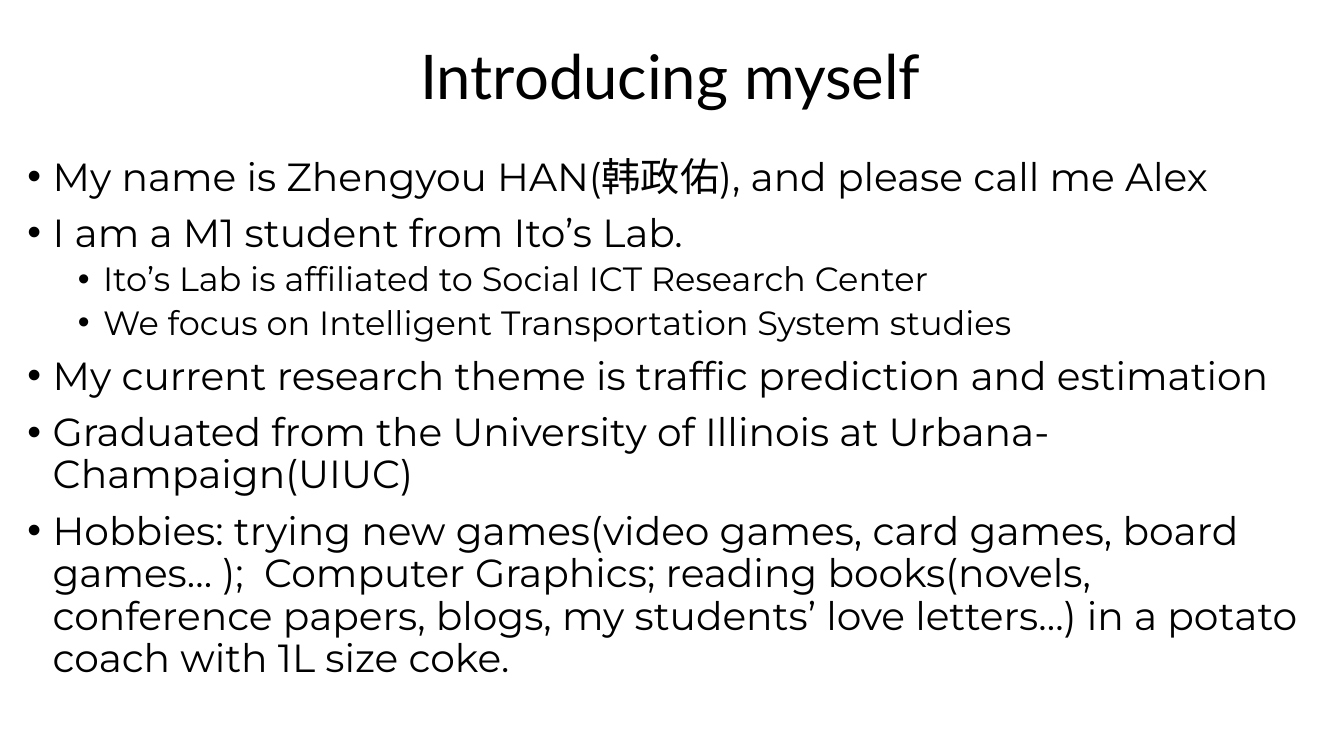
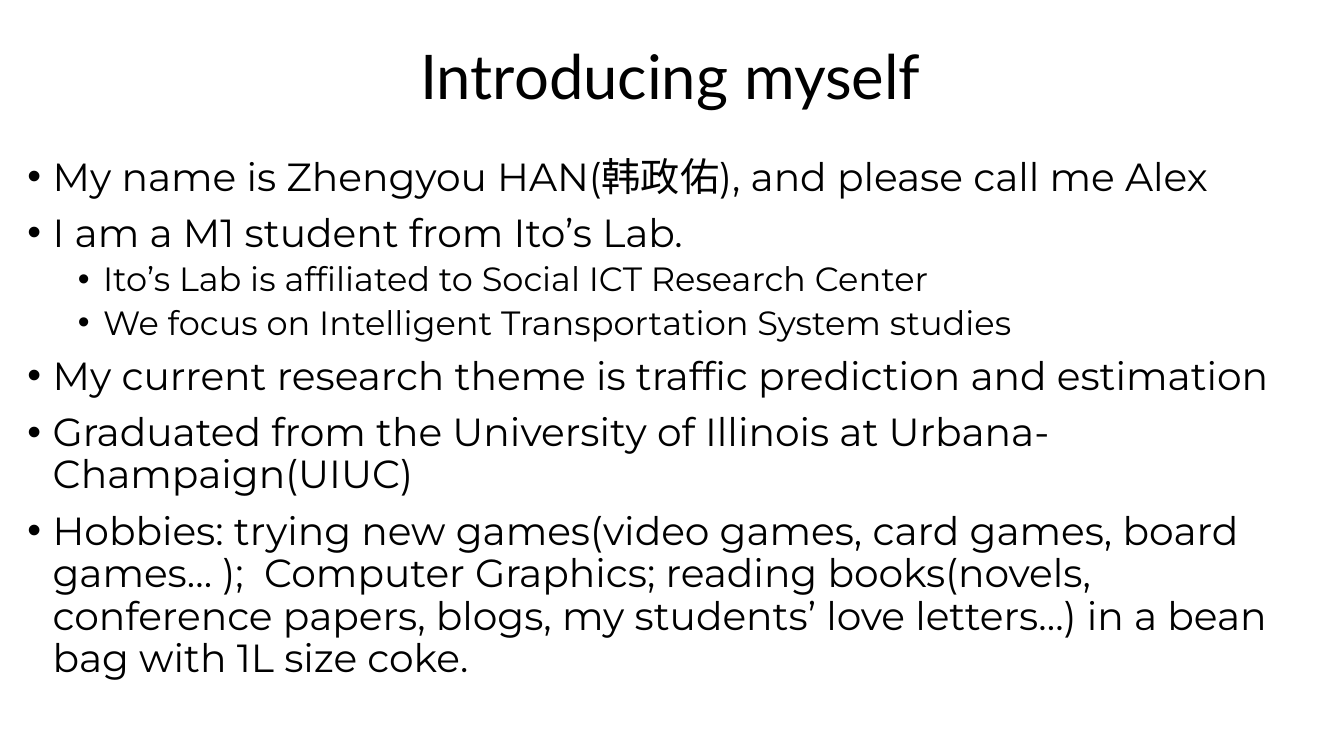
Before and after one commit to zhengyouhan/TransInfos24, a slide deck: slide 2 of Rinko_Drafts/A Brief Survey on Deep Learning in.pptx. Drawn at 1344x756 pixels with LibreOffice and Linux fonts; fonts in the diff are those of the drawing. Boxes give left, top, right and bottom in pixels: in the first picture for what was removed or moved away, otherwise in the second. Text is boxed around its words. In the diff, an @@ line names an element or a change of style, - is before the commit and + after.

Commit message:
ppt updated

```diff
--- a/Rinko_Drafts/A Brief Survey on Deep Learning in.pptx
+++ b/Rinko_Drafts/A Brief Survey on Deep Learning in.pptx
@@ text at (53, 516, 1266, 680): text changed @@
-• Hobbies: trying new games(video games, card games, board games… ); Computer Graphics; reading books(novels, conference papers, blogs, my students’ love letters…) in a potato coach with 1L size coke.
+• Hobbies: trying new games(video games, card games, board games… ); Computer Graphics; reading books(novels, conference papers, blogs, my students’ love letters…) in a bean bag with 1L size coke.
```
Also in this commit, not shown: 2 other slides changed, 7 slides added, 2 slides removed, 1 other file.
